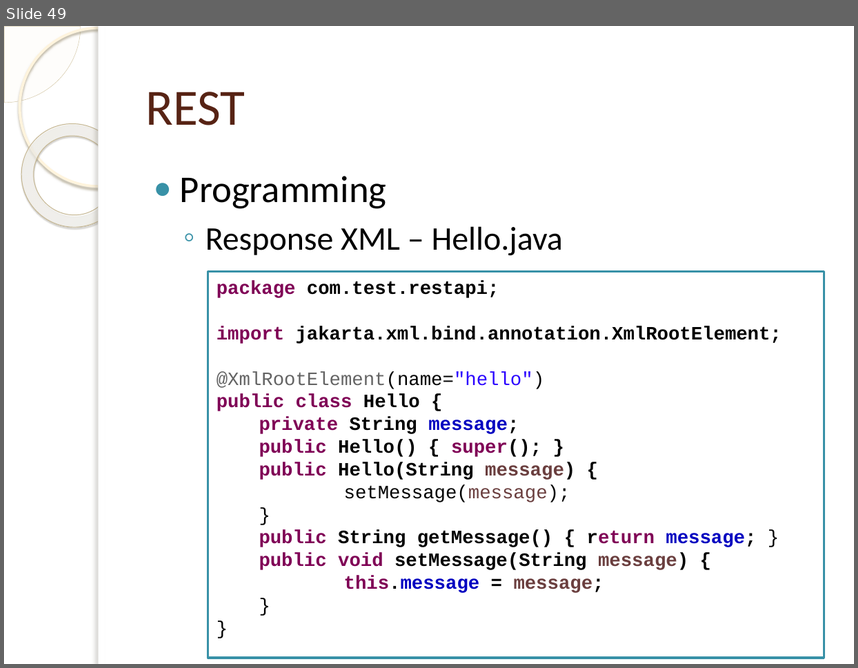
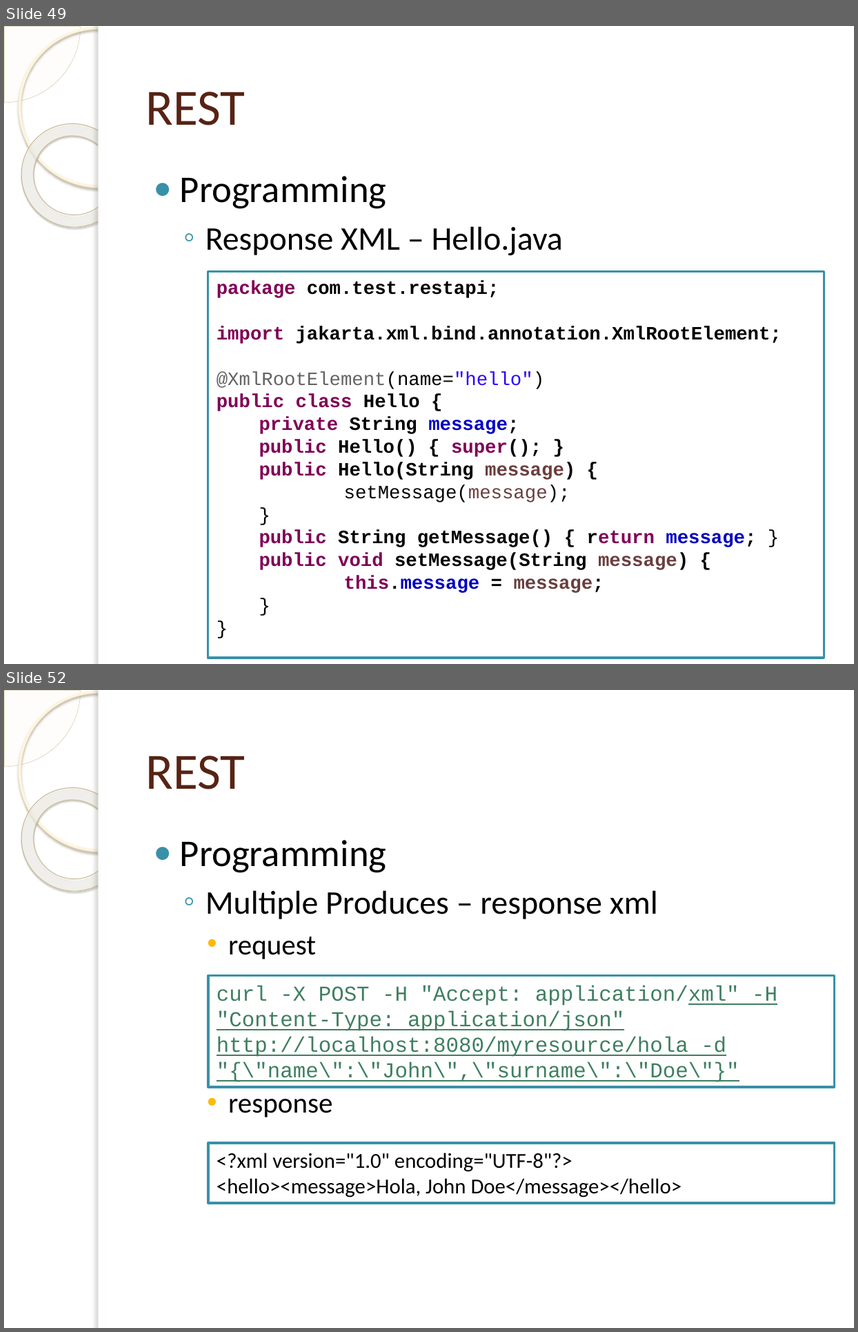
Before and after one commit to tassun/train-rest, a slide deck: Introduction to Rest.pptx. Shown one above the other, each under a label of ours: slide 49 before the commit, slides 49 and 52 after it; the slides between them are not shown. The pictures are 858x668 and 858x1332 pixels, drawn with LibreOffice and Linux fonts; fonts in the diff are those of the drawing; background and template pictures are left out. Boxes give left, top, right and bottom in pixels: in the first picture for what was removed or moved away, otherwise in the second. Text is boxed around its words. In the diff, an @@ line names an element or a change of style, - is before the commit and + after.

```diff
--- a/Introduction to Rest.pptx
+++ b/Introduction to Rest.pptx
@@ slide 52 added at bbox=[4, 690, 854, 1328], background picture (left out); not listed: 5 template elements that a slide beside it also shows @@
@@ title added at bbox=[146, 756, 245, 789], 43 pt, text #572314 @@
+REST
@@ text added at bbox=[180, 840, 658, 1117], 28 pt, text #000000 @@
+● Programming
+  ◦ Multiple Produces – response xml
+    • request
+    • response
@@ rectangle added at bbox=[208, 976, 835, 1087], outline #3891A7 2 pt, 18 pt, text #3F7F5F, underline @@
+curl -X POST -H "Accept: application/xml" -H "Content-Type: application/json" http://localhost:8080/myresource/hola -d "{\"name\":\"John\",\"surname\":\"Doe\"}"
@@ rectangle added at bbox=[208, 1142, 835, 1203], outline #3891A7 2 pt, 18 pt, text #000000 @@
+<?xml version="1.0" encoding="UTF-8"?>
+<hello><message>Hola, John Doe</message></hello>
```
Also in this commit, not shown: 7 other slides added, 1 other file.
